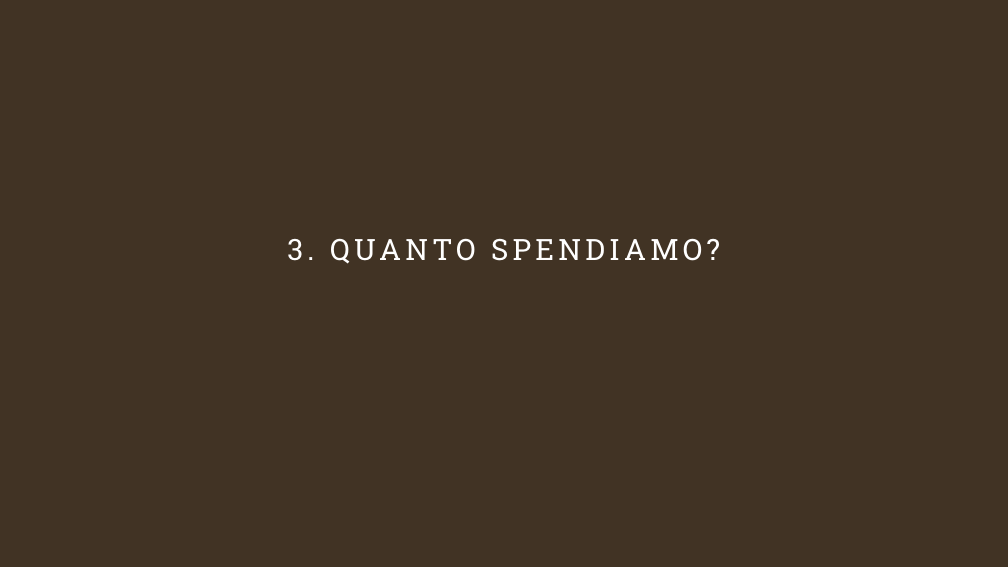
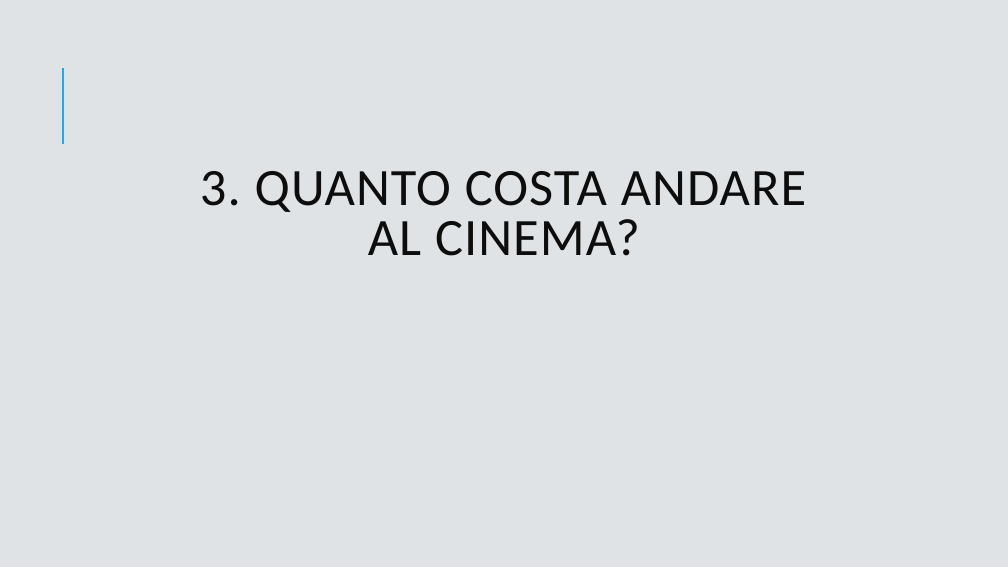
Before and after one commit to GitCass01/italian-cinemas-sciviz, a slide deck: slide 9 of presentazione_davide_carniselli.pptx (slide 8 before the commit). Drawn at 1008x567 pixels with LibreOffice and Linux fonts; fonts in the diff are those of the drawing. Boxes give left, top, right and bottom in pixels: in the first picture for what was removed or moved away, otherwise in the second. Text is boxed around its words. In the diff, an @@ line names an element or a change of style, - is before the commit and + after.

```diff
--- a/presentazione_davide_carniselli.pptx
+++ b/presentazione_davide_carniselli.pptx
@@ background #413324 to #DFE3E5 @@
@@ line added from (63, 144) to (63, 68), #1CADE4 1.5 pt @@
@@ title at (x1=200, y1=171, x2=806, y2=256): text changed; size 28 to 50 pt; font Roboto Slab to Calibri; text colour #FFFFFF to #0D0D0D @@
-3. QUANTO SPENDIAMO?
+3. QUANTO COSTA ANDARE AL CINEMA?
```
Also in this commit, not shown: 27 other slides changed, 2 slides added, 1 slide removed, 1 other file.
